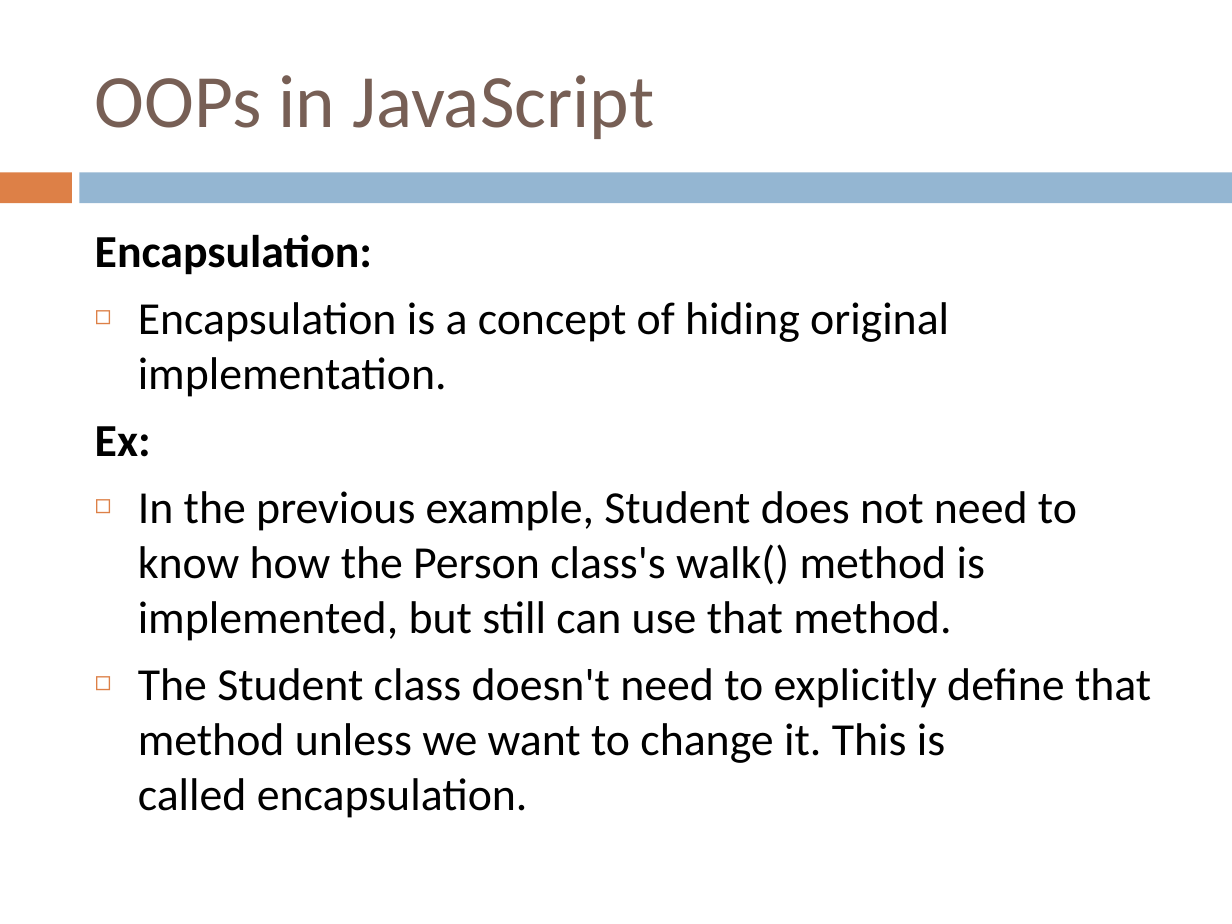
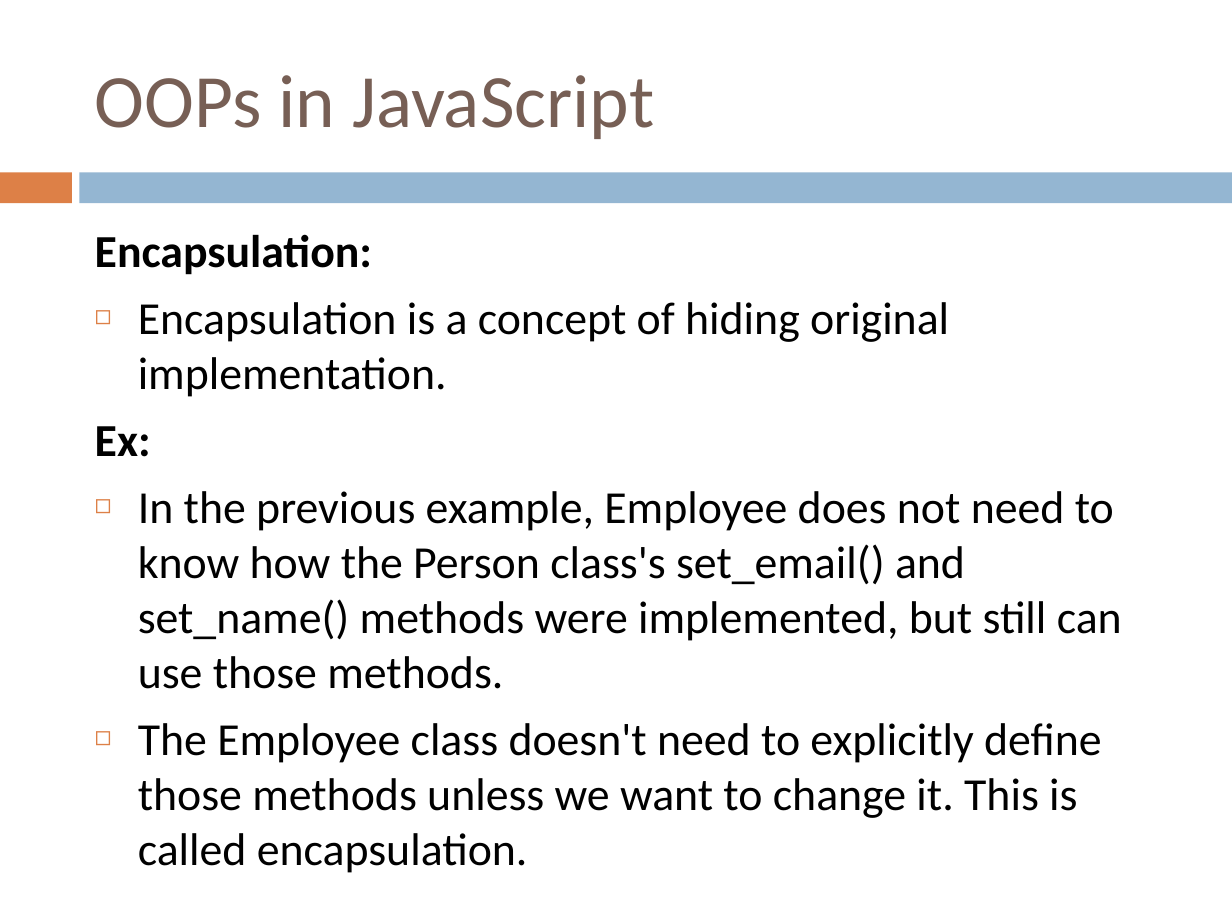
Before and after one commit to yedukondalurd/PPT, a slide deck: slide 27 of Advanced Javascript Day-1.pptx. Drawn at 1232x924 pixels with LibreOffice and Linux fonts; fonts in the diff are those of the drawing. Boxes give left, top, right and bottom in pixels: in the first picture for what was removed or moved away, otherwise in the second. Text is boxed around its words. In the diff, an @@ line names an element or a change of style, - is before the commit and + after.

```diff
--- a/Advanced Javascript Day-1.pptx
+++ b/Advanced Javascript Day-1.pptx
@@ text at (x1=138, y1=491, x2=1122, y2=818): text changed @@
-◻ In the previous example, Student does not need to know how the Person class's walk() method is implemented, but still can use that method.
-◻ The Student class doesn't need to explicitly define that method unless we want to change it. This is called encapsulation.
+◻ In the previous example, Employee does not need to know how the Person class's set_email() and set_name() methods were implemented, but still can use those methods.
+◻ The Employee class doesn't need to explicitly define those methods unless we want to change it. This is called encapsulation.
```
Also in this commit, not shown: 5 other slides changed, 9 other files.
